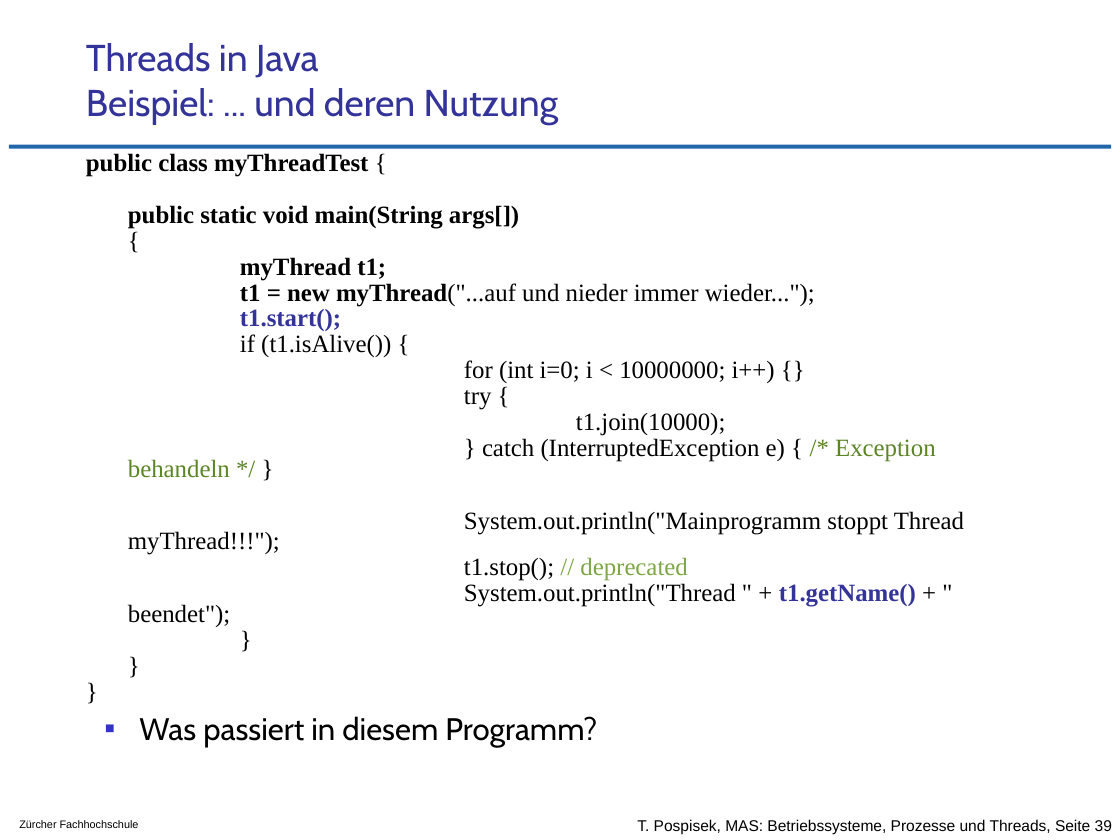
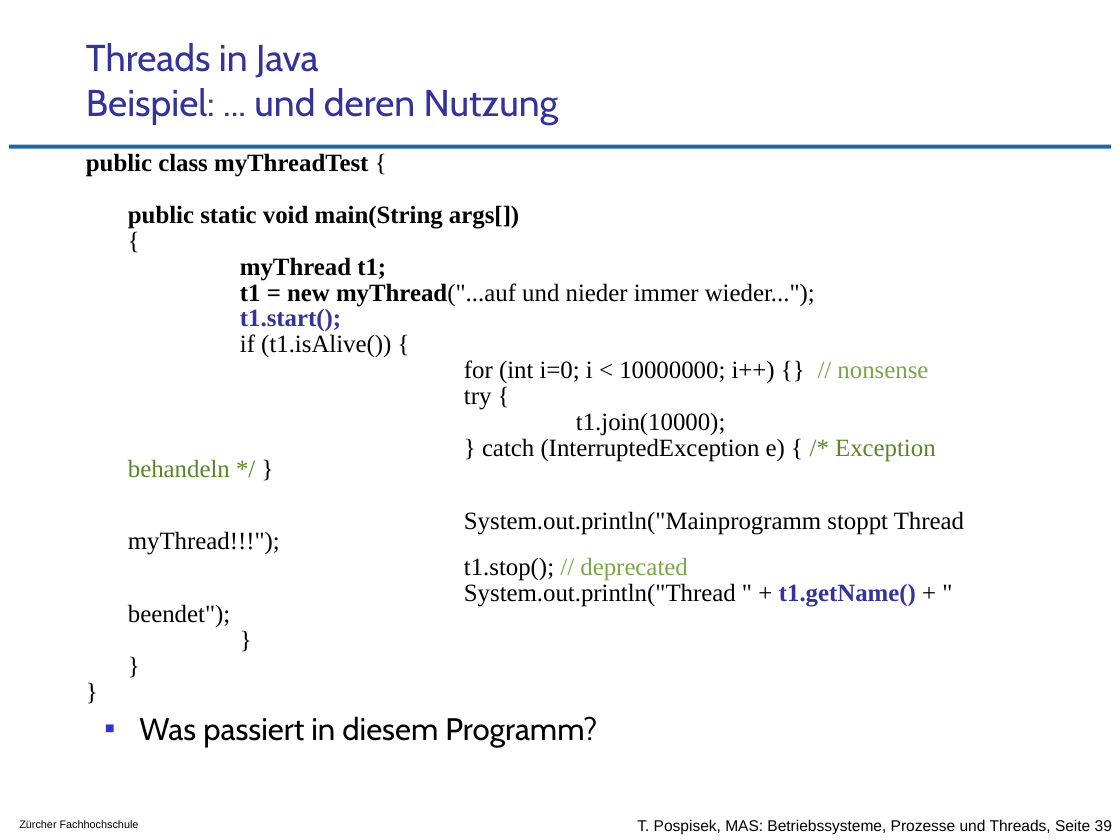
Before and after one commit to tpo/betriebssysteme, a slide deck: slide 39 of 05-2_Prozesse_und_Threads.odp. Drawn at 1120x840 pixels with LibreOffice and Linux fonts; fonts in the diff are those of the drawing; background and template pictures are left out. Boxes give left, top, right and bottom in pixels: in the first picture for what was removed or moved away, otherwise in the second. Text is boxed around its words. In the diff, an @@ line names an element or a change of style, - is before the commit and + after.

Commit message:
nonsense als solchen markiert

```diff
--- a/05-2_Prozesse_und_Threads.odp
+++ b/05-2_Prozesse_und_Threads.odp
@@ text in rectangle at bbox=[464, 360, 928, 383]: text changed @@
-for (int i=0; i < 10000000; i++) {}
+for (int i=0; i < 10000000; i++) {} // nonsense
```
